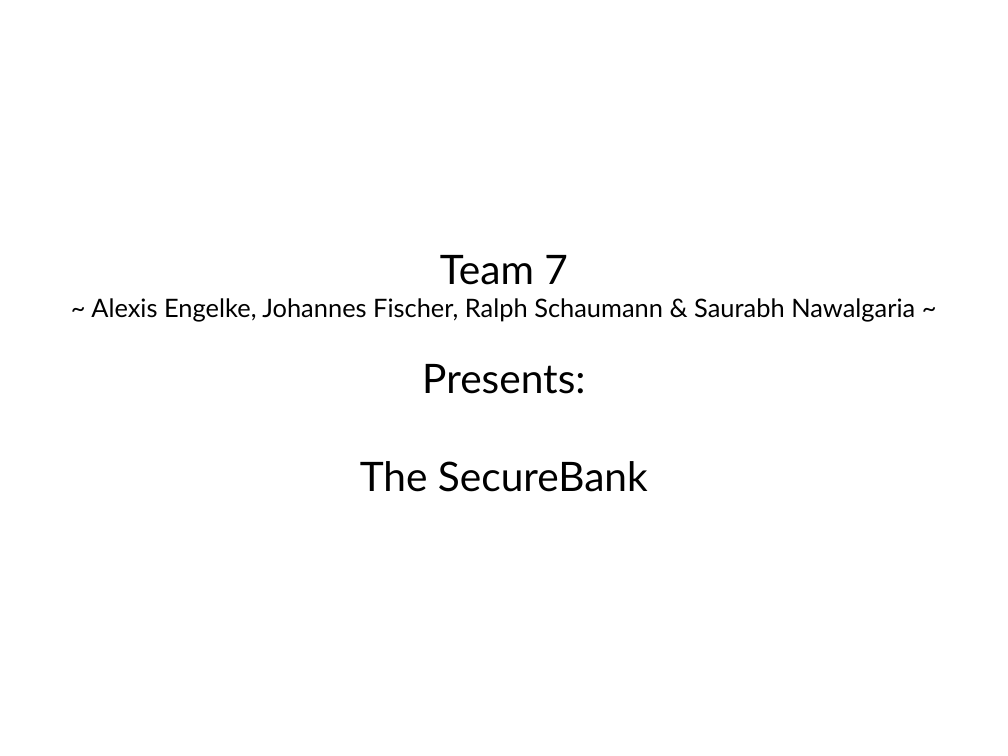
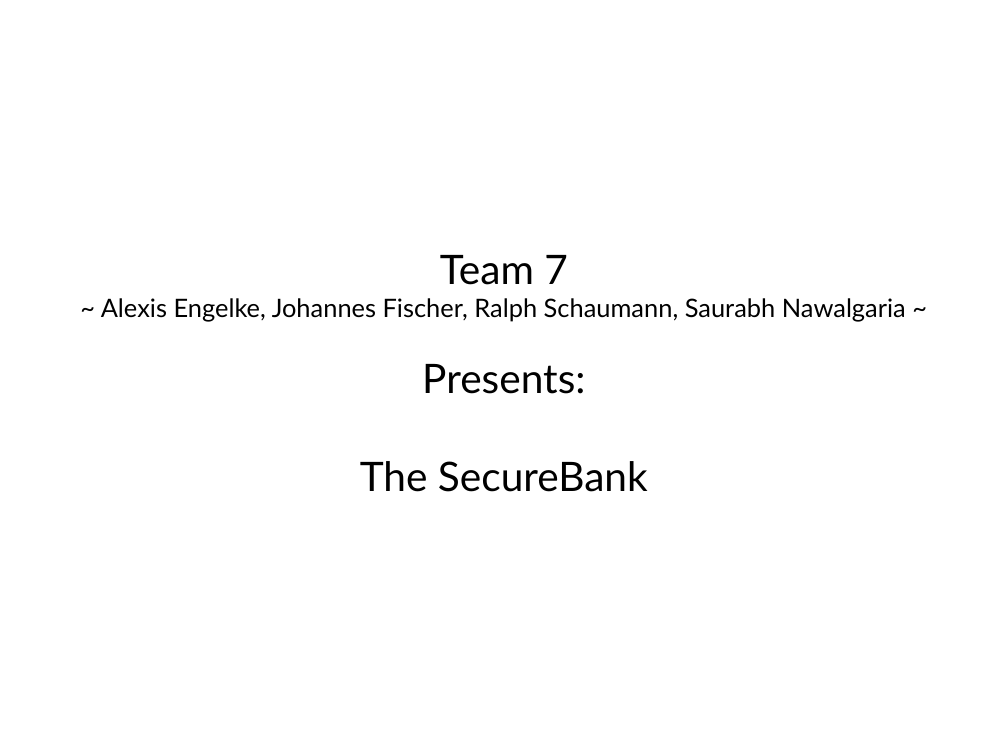
Before and after one commit to snawalgaria/SecureCoding, a slide deck: slide 1 of presentation/presentation.odp. Drawn at 1008x756 pixels with LibreOffice and Linux fonts; fonts in the diff are those of the drawing. Boxes give left, top, right and bottom in pixels: in the first picture for what was removed or moved away, otherwise in the second. Text is boxed around its words. In the diff, an @@ line names an element or a change of style, - is before the commit and + after.

Commit message:
Update presentation

```diff
--- a/presentation/presentation.odp
+++ b/presentation/presentation.odp
@@ subtitle at (101, 298, 906, 322): text changed @@
-~ Alexis Engelke, Johannes Fischer, Ralph Schaumann & Saurabh Nawalgaria ~
+~ Alexis Engelke, Johannes Fischer, Ralph Schaumann, Saurabh Nawalgaria ~
```
Also in this commit, not shown: 11 slides added, 1 other file.
